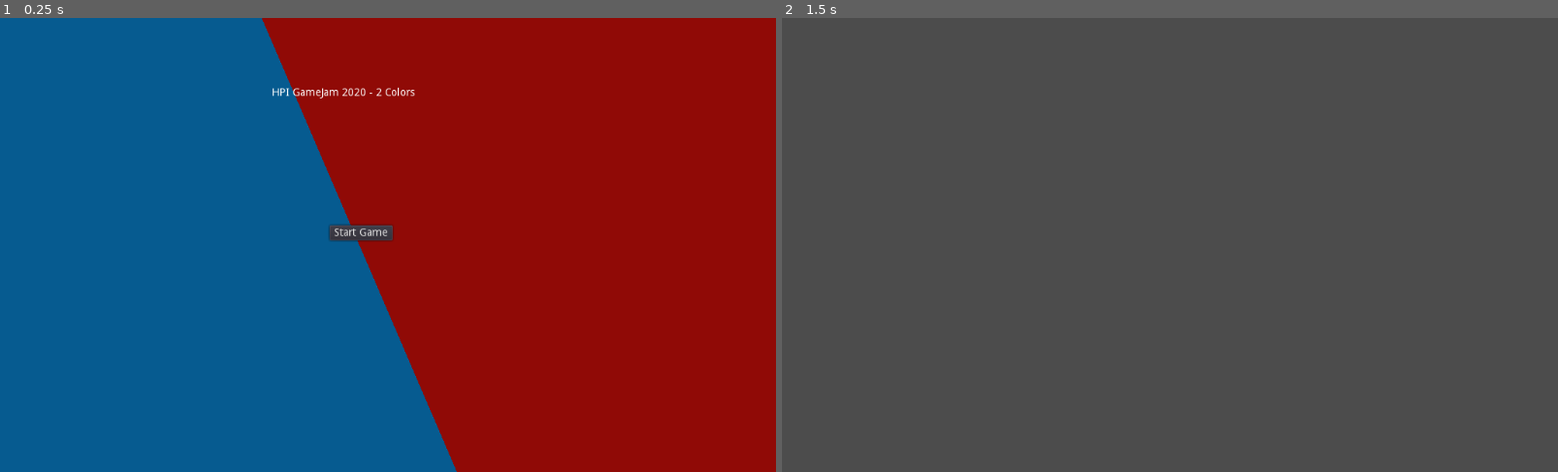
Above: before the commit, frames 1-2 (left to right).
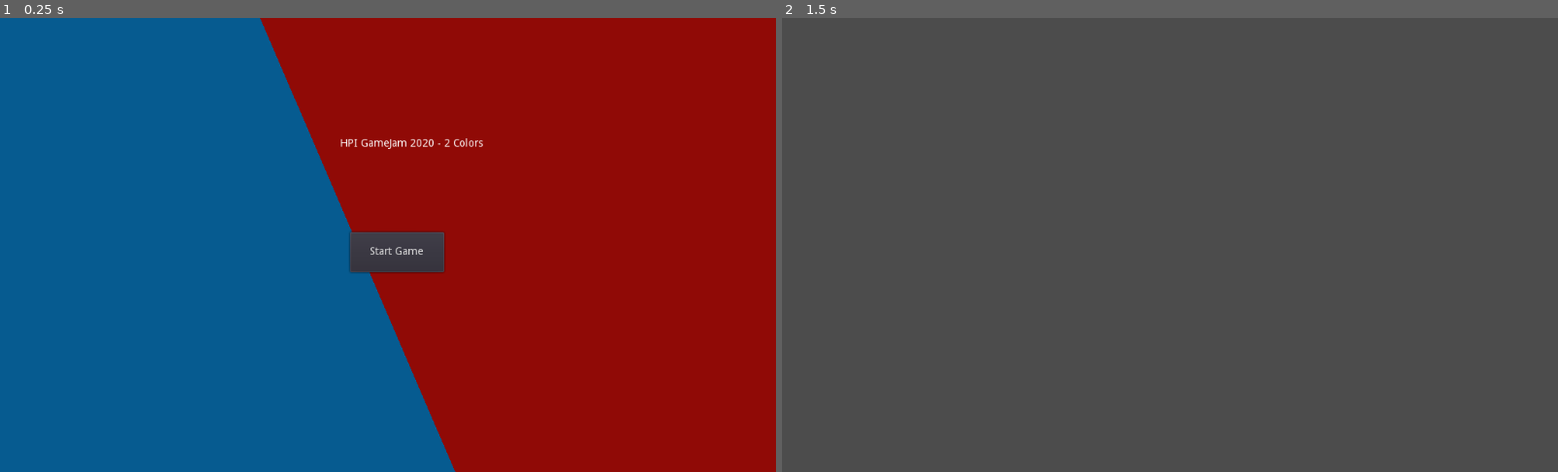
Above: after the commit, the same moments.

Repository: frcroth/hpi_gamejam2020_2colors
Game: Godot game, scene res://Scenes/UI/MainMenu.tscn
Two runs of this game, one before a commit and one after it. Both use one fixed random seed, a clock stepped at 60 frames per second and the inputs below.
Inputs:
- Up to frame 1 (0.25 s): no input
- Up to frame 2 (1.5 s): click "Start Game" at 0.5 s; tap Enter at 1.25 s

The runs differ from the first frame. In frame 1, 1.8% of the frame differs, in the area x 33-63%, y 0-100%; in frame 2, nothing differs.

Commit message:
Added sound, added beat. BeatGiver scene should be instanced in every scene that uses beats, it calls on_beat on all beatable nodes

Diff:
--- /dev/null
+++ b/BeatGiver.gd
@@ -0,0 +1,27 @@
+extends Node2D
+
+var beating = true
+var time = 1.0
+
+# Called when the node enters the scene tree for the first time.
+func _ready():
+	beating_loop()
+
+
+func start_beating():
+	beating = true
+
+func stop_beating():
+	beating = false
+
+func beating_loop():
+	while beating:
+		yield (get_tree().create_timer(time),"timeout")
+		$AudioStreamPlayer.play(0)
+		get_parent().get_tree().call_group("beatable","on_beat")
+
+
+
+# Called every frame. 'delta' is the elapsed time since the previous frame.
+#func _process(delta):
+#	pass
--- a/Scenes/Grid/Board.tscn
+++ b/Scenes/Grid/Board.tscn
@@ -1,6 +1,9 @@
-[gd_scene load_steps=2 format=2]
+[gd_scene load_steps=3 format=2]
 
 [ext_resource path="res://Scenes/Grid/Board.gd" type="Script" id=1]
+[ext_resource path="res://Scenes/Logic/BeatGiver.tscn" type="PackedScene" id=2]
 
 [node name="Board" type="Node2D"]
 script = ExtResource( 1 )
+
+[node name="BeatGiver" parent="." instance=ExtResource( 2 )]
--- /dev/null
+++ b/Scenes/Logic/BeatGiver.tscn
@@ -0,0 +1,10 @@
+[gd_scene load_steps=3 format=2]
+
+[ext_resource path="res://BeatGiver.gd" type="Script" id=1]
+[ext_resource path="res://Assets/Sounds/snare.wav" type="AudioStream" id=2]
+
+[node name="BeatGiver" type="Node2D"]
+script = ExtResource( 1 )
+
+[node name="AudioStreamPlayer" type="AudioStreamPlayer" parent="."]
+stream = ExtResource( 2 )
--- a/Scenes/UI/MainMenu.tscn
+++ b/Scenes/UI/MainMenu.tscn
@@ -9,34 +9,34 @@
 script = ExtResource( 1 )
 
 [node name="RedRect" type="ColorRect" parent="."]
-margin_left = 21.0298
-margin_top = -97.6639
-margin_right = 624.03
-margin_bottom = 851.336
+margin_left = 26.5816
+margin_top = -79.1577
+margin_right = 629.582
+margin_bottom = 869.842
 rect_rotation = -23.23
 rect_pivot_offset = Vector2( 301.5, 804.496 )
 color = Color( 0.568627, 0.027451, 0.384314, 1 )
 
 [node name="BlueRect" type="ColorRect" parent="."]
 margin_left = 625.143
-margin_top = -214.667
+margin_top = -209.632
 margin_right = 1273.14
-margin_bottom = 669.333
+margin_bottom = 674.368
 rect_rotation = -23.23
 rect_pivot_offset = Vector2( 301.5, 804.496 )
 color = Color( 0.027451, 0.360784, 0.568627, 1 )
 
 [node name="MainButton" type="Button" parent="."]
-margin_left = 435.072
-margin_top = 273.96
-margin_right = 518.072
-margin_bottom = 293.96
+margin_left = 462.251
+margin_top = 282.656
+margin_right = 586.251
+margin_bottom = 335.656
 text = "Start Game"
 script = ExtResource( 2 )
 
-[node name="Label" type="Label" parent="."]
-margin_left = 359.316
-margin_top = 92.1001
-margin_right = 548.316
-margin_bottom = 106.1
+[node name="RichTextLabel" type="RichTextLabel" parent="."]
+margin_left = 448.69
+margin_top = 159.173
+margin_right = 766.69
+margin_bottom = 209.173
 text = "HPI GameJam 2020 - 2 Colors"
Not shown, added: Assets/Sounds/snare.wav.import
Not shown, added: Assets/Sounds/snare.wav
